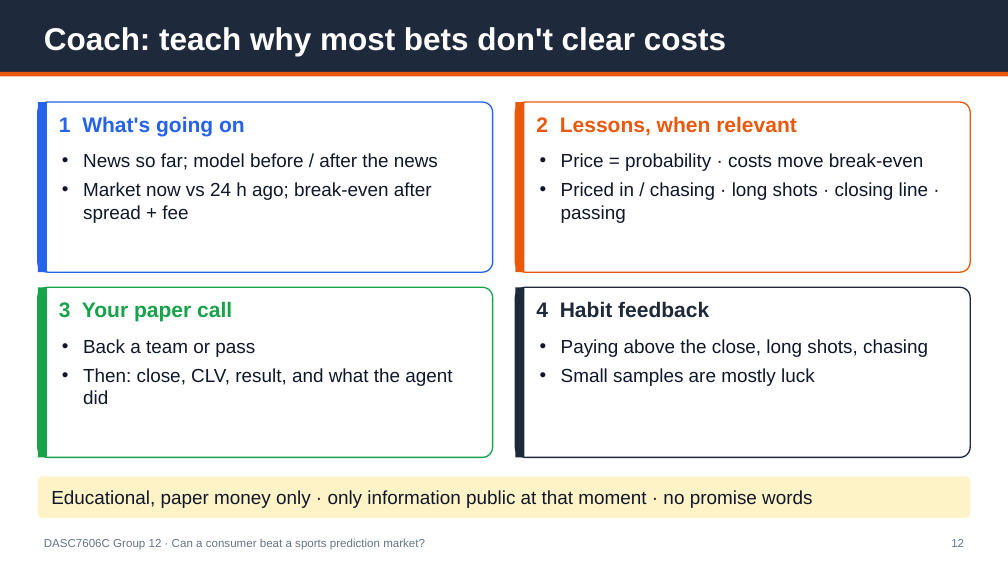
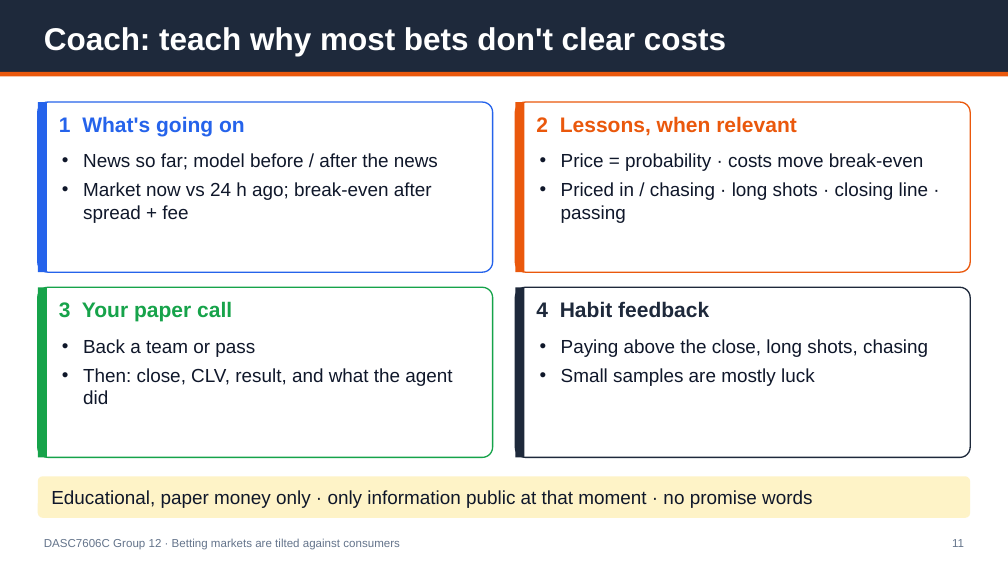
Before and after one commit to Michaelyzr/nba-agent, a slide deck: slide 11 of presentation/nba_agent_deck.pptx (slide 12 before the commit). Drawn at 1008x567 pixels with LibreOffice and Linux fonts; fonts in the diff are those of the drawing. Boxes give left, top, right and bottom in pixels: in the first picture for what was removed or moved away, otherwise in the second. Text is boxed around its words. In the diff, an @@ line names an element or a change of style, - is before the commit and + after.

```diff
--- a/presentation/nba_agent_deck.pptx
+++ b/presentation/nba_agent_deck.pptx
@@ text at [44,538,400,550]: text changed @@
-DASC7606C Group 12 · Can a consumer beat a sports prediction market?
+DASC7606C Group 12 · Betting markets are tilted against consumers
@@ text at [952,539,964,547]: text changed @@
-12
+11
```
Also in this commit, not shown: 12 other slides changed, 1 slide added, 2 slides removed, 2 other files.
